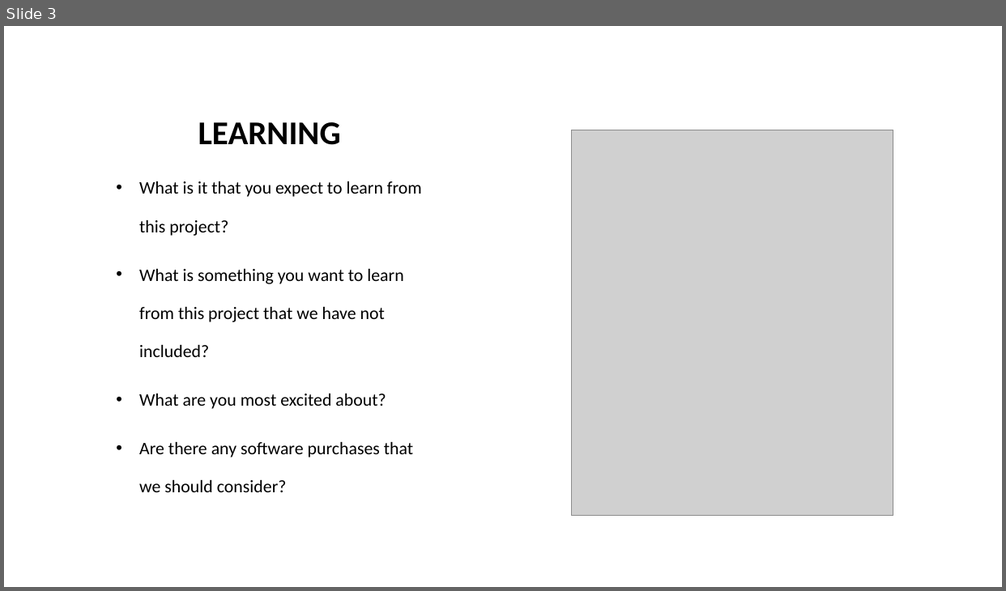
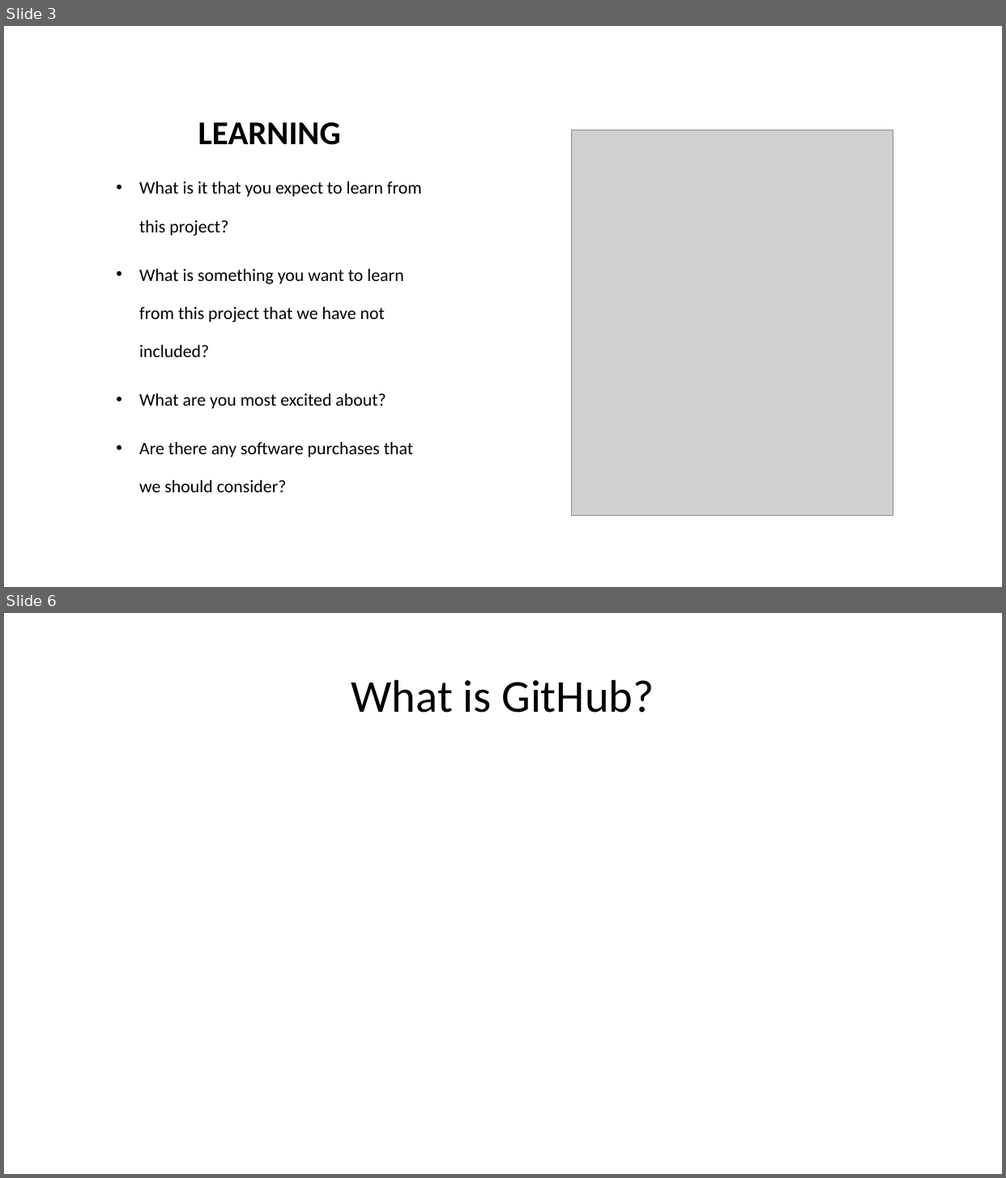
Before and after one commit to jorrtayl/Group-Project, a slide deck: Group Project.pptx. Shown one above the other, each under a label of ours: slide 3 before the commit, slides 3 and 6 after it; the slides between them are not shown. The pictures are 1006x591 and 1006x1178 pixels, drawn with LibreOffice and Linux fonts; fonts in the diff are those of the drawing; grey boxes stand for pictures. Boxes give left, top, right and bottom in pixels: in the first picture for what was removed or moved away, otherwise in the second. Text is boxed around its words. In the diff, an @@ line names an element or a change of style, - is before the commit and + after.

```diff
--- a/Group Project.pptx
+++ b/Group Project.pptx
@@ slide 6 added at (x1=4, y1=613, x2=1002, y2=1174), background #FFFFFF @@
@@ title added at (x1=351, y1=679, x2=654, y2=713), 44 pt, text #000000 @@
+What is GitHub?
```
Also in this commit, not shown: 1 slide changed, 2 other slides added, 28 other files.
